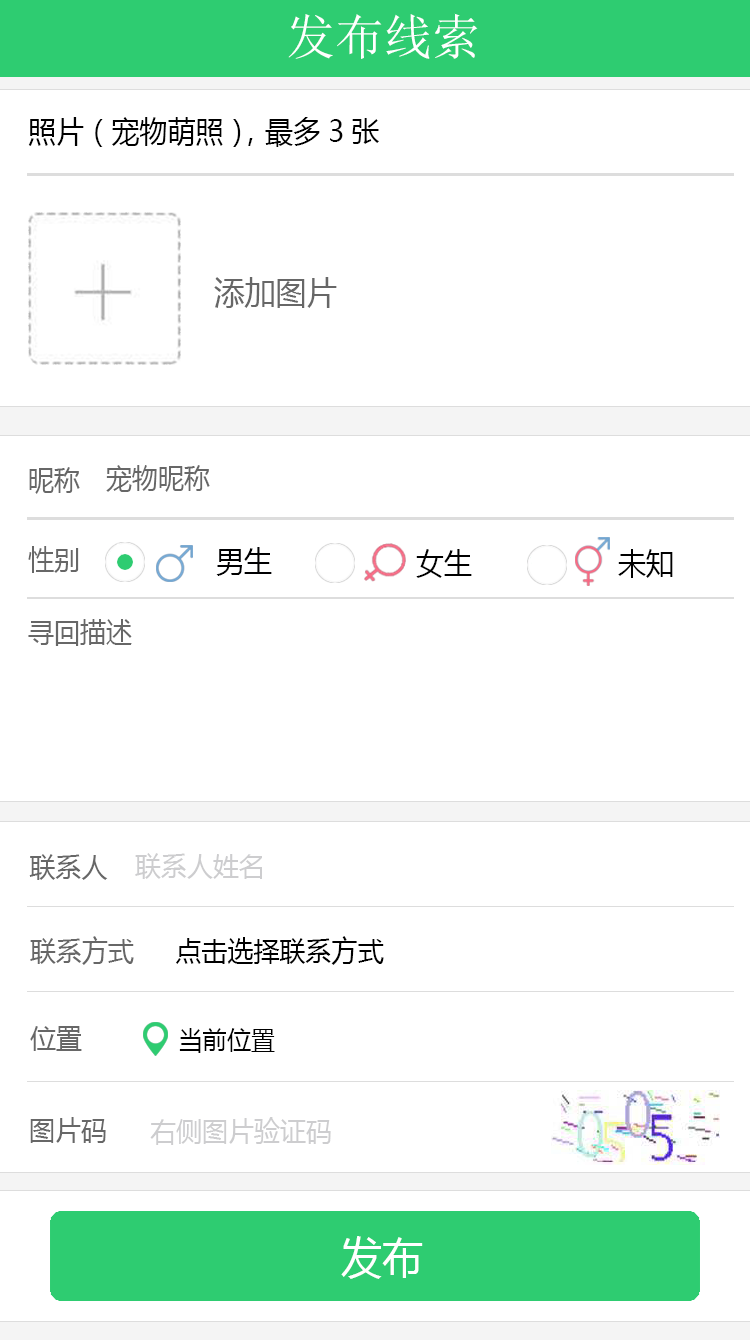
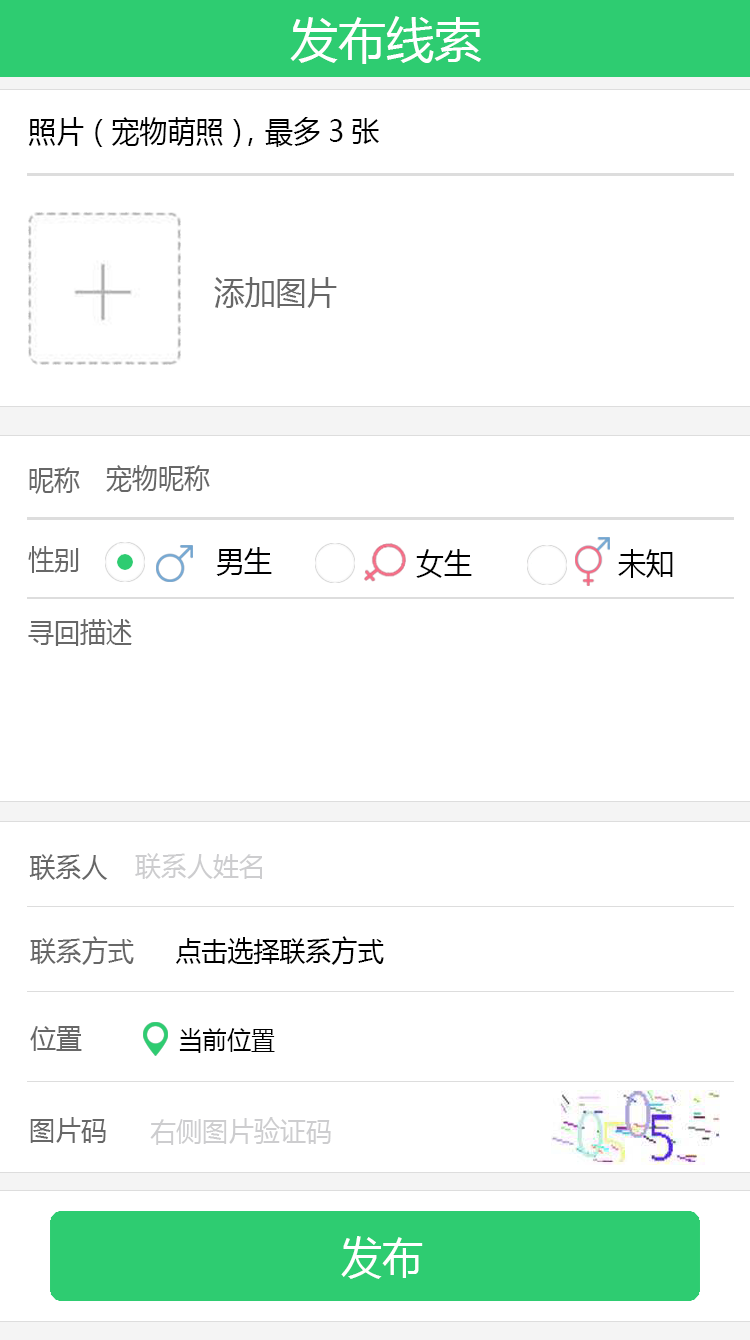
The second 750 × 1340 image is a revision of the first. Changes to its layers:
painted on "发布线索" over [288, 13, 482, 64]
